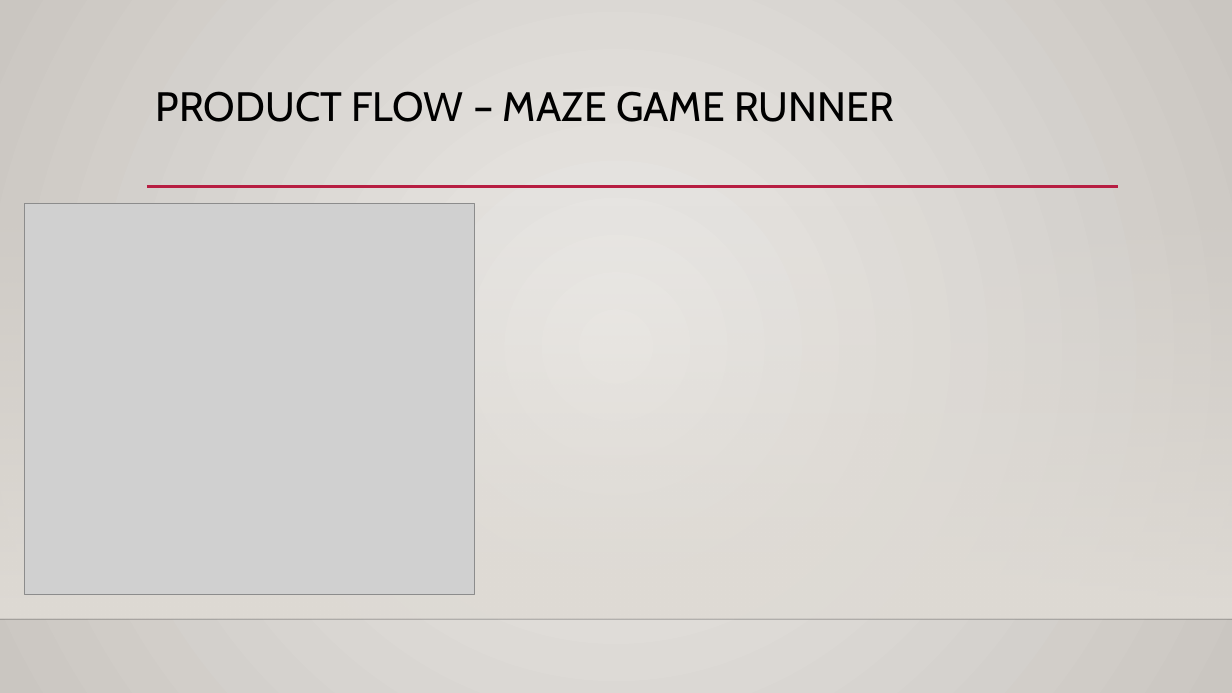
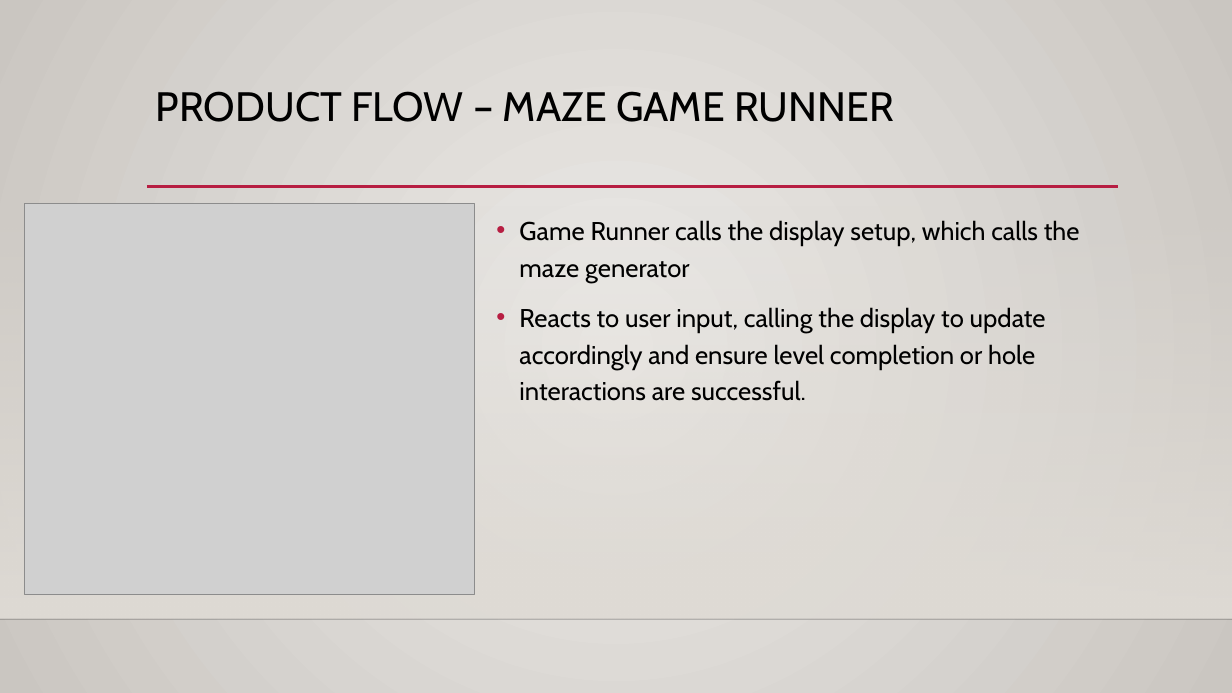
Before and after one commit to RebekahManweiler/MazeWalkThrough, a slide deck: slide 5 of MazePrototypePresentation.pptx. Drawn at 1232x693 pixels with LibreOffice and Linux fonts; fonts in the diff are those of the drawing; grey boxes stand for pictures; background and template pictures are left out. Boxes give left, top, right and bottom in pixels: in the first picture for what was removed or moved away, otherwise in the second. Text is boxed around its words. In the diff, an @@ line names an element or a change of style, - is before the commit and + after.

```diff
--- a/MazePrototypePresentation.pptx
+++ b/MazePrototypePresentation.pptx
@@ text added at [519, 220, 1080, 401], 20 pt, text #000000 @@
+• Game Runner calls the display setup, which calls the maze generator
+• Reacts to user input, calling the display to update accordingly and ensure level completion or hole interactions are successful.
```
Also in this commit, not shown: 5 other slides changed, 37 other files.
